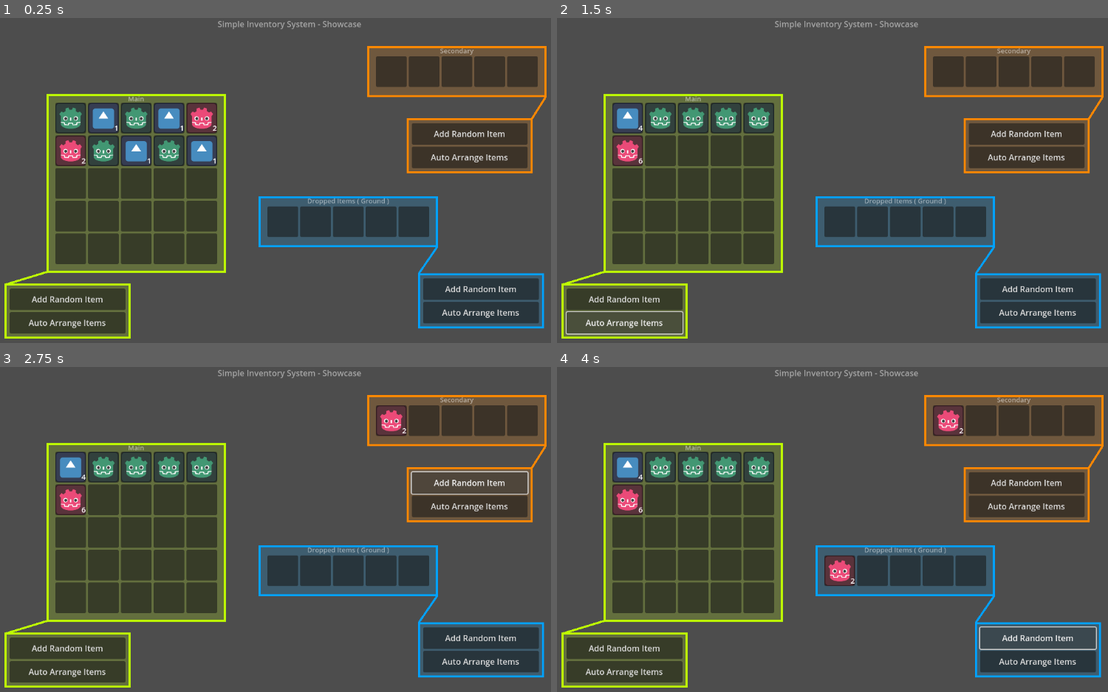
Above: before the commit, frames 1-4 (two rows, left to right).
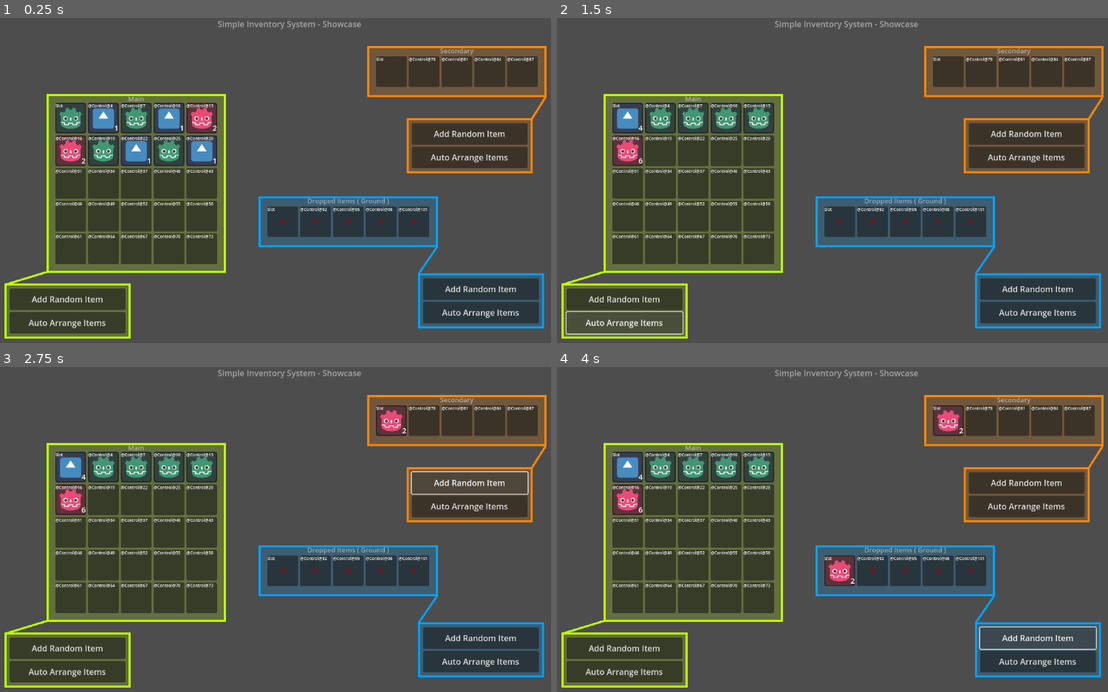
Above: after the commit, the same moments.

Repository: MarageDev/Godot-Inventory
Game: Godot game, scene res://Showcase.tscn
Two runs of this game, one before a commit and one after it. Both use one fixed random seed, a clock stepped at 60 frames per second and the inputs below. The engine's default icon, where the game draws it, is replaced by a stand-in: a white triangle on a blue panel in a dark square.
Inputs:
- Up to frame 1 (0.25 s): no input
- Up to frame 2 (1.5 s): click "Add Random Item" at 0.5 s; click "Auto Arrange Items" at 1.25 s
- Up to frame 3 (2.75 s): click "Add Random Item" at 2 s
- Up to frame 4 (4 s): click "Auto Arrange Items" at 2.75 s; click "Add Random Item" at 3.5 s

The runs differ from the first frame. In frame 1, 1.3% of the frame differs, in the area x 10-97%, y 12-69%; in frame 2, 1.3%; in frame 3, 1.3%; in frame 4, 1.3%.

Commit message:
Fixed all the issues + split cancel, need to clean the code now

Diff:
--- a/inventory/Inventory/Slots/slot.gd
+++ b/inventory/Inventory/Slots/slot.gd
@@ -62,6 +62,11 @@
 	tooltip_timer.connect("timeout", Callable(self, "_on_tooltip_timer_timeout"))
 	add_child(tooltip_timer)
 
+	var l:Label = Label.new()
+	l.add_theme_font_size_override("font_size",8)
+	l.text = str(self.name)
+	add_child(l)
+
 func _process(_delta):
 	if split_preview:
 		split_preview.global_position = get_viewport().get_mouse_position() - split_preview.size / 2
@@ -81,9 +86,13 @@
 	if split_mode and event is InputEventMouseButton:
 		if event.button_index == MOUSE_BUTTON_LEFT and not event.pressed:
 			if not _check_if_above_slot():
-				split_source.amount -= split_amount
-				emit_signal("item_dropped", self, null, split_item, split_amount)
+				emit_signal("item_dropped", split_source, null, split_item, split_amount)
 				_clear_split()
+	# Cancel the split no right mouse click
+	if split_mode and event is InputEventMouseButton:
+		if event.button_index == MOUSE_BUTTON_RIGHT and not event.pressed:
+				_clear_split()
+
 
 
 func _gui_input(e):
@@ -94,6 +103,8 @@
 			emit_signal("item_dropped", self, null, split_item, split_amount)
 			_clear_split()
 			return
+
+
 
 	# Handle split logic
 	if e is InputEventMouseButton and _try_split_global(e):
@@ -149,8 +160,7 @@
 			amount = split_amount
 		else :  # Don't do anything
 			return false
-
-		self.emit_signal("item_dropped", self, self, split_item, split_amount)
+		emit_signal("item_dropped", split_source, self, split_item, split_amount)
 		split_source.amount -= split_amount
 		_clear_split()
 		return true
@@ -196,14 +206,14 @@
 			break
 	return found_slot != null
 
-func _drop_item(src: SlotNode, it: ItemResource, amt: int):
-	if item and it and item.title == it.title and item.is_stackable and it.is_stackable:
+func _drop_item(src: SlotNode, item: ItemResource, amt: int):
+	if item and item and item.title == item.title and item.is_stackable and item.is_stackable:
 		var max_stack = item.max_stack_amount
 		var combined = amount + amt
 		if combined > max_stack:
 			var excess = combined - max_stack
 			amount = max_stack
-			src.item = it
+			src.item = item
 			src.amount = excess
 		else:
 			amount = combined
@@ -212,15 +222,15 @@
 	else:
 		var t = item
 		var n = amount
-		item = it
+		item = item
 		amount = amt
 		src.item = t
 		src.amount = n
 
-func _show_preview(it: ItemResource, amt: int, is_split: bool):
+func _show_preview(item: ItemResource, amt: int, is_split: bool):
 	_clear_preview()
 	var p = preload("res://Inventory/Preview/preview.tscn").instantiate()
-	p.item = it
+	p.item = item
 	p.amount = amt
 	p.mouse_filter = Control.MOUSE_FILTER_IGNORE
 	p.modulate = Color(1, 1, 1, 0.7)
@@ -285,7 +295,7 @@
 	_hide_tooltip()
 	tooltip_instance = TOOLTIP.instantiate()
 	tooltip_instance._update_tooltip(item.title, item.description, item.stats)
-	# Add to root so it overlays everything
+	# Add to root so item overlays everything
 	get_tree().root.add_child(tooltip_instance)
 	var mouse_pos = get_viewport().get_mouse_position()
 	tooltip_instance.global_position = mouse_pos + tooltip_offset
--- a/inventory/Inventory/Slots/slot.tscn
+++ b/inventory/Inventory/Slots/slot.tscn
@@ -13,6 +13,7 @@
 anchors_preset = 0
 offset_right = 40.0
 offset_bottom = 40.0
+mouse_filter = 1
 script = ExtResource("1_rlca5")
 
 [node name="Panel" type="Panel" parent="."]
--- a/inventory/Inventory/inventory.gd
+++ b/inventory/Inventory/inventory.gd
@@ -12,11 +12,6 @@
 
 func _ready() -> void:
 	_set_up_inventory()
-	for slot in slots_nodes:
-		slot.connect("item_dropped",_on_item_dropped)
-
-func _on_item_dropped(source_slot, slot, dragged_item:ItemResource, dragged_amount):
-	pass #print("Item : ",dragged_item.title if dragged_item else "ERROR", " dragged on : ",slot," with amount of :", dragged_amount)
 
 func _set_up_inventory():
 	grid_container.columns = col_number
--- a/inventory/showcase.gd
+++ b/inventory/showcase.gd
@@ -11,17 +11,33 @@
 		for slot in inv.get_slots():
 			slot.connect("item_dropped", _on_any_item_dropped)
 			slot.connect("item_clicked_on",_on_item_clicked_on)
+func _process(delta: float) -> void:
+	queue_redraw()
+
+func _draw() -> void:
+	for inv in [inventory_main, inventory_secondary, inventory_dropped]:
+		for slot:SlotNode in inv.get_slots():
+			if slot in inventory_dropped.get_slots() :
+				draw_circle(slot.global_position + slot.size/2.,5.,Color.RED,true)
 
 func _on_any_item_dropped(source_slot: SlotNode, target_slot: SlotNode, item: ItemResource, amount: int):
-	if target_slot == null and not is_slot_in_inventory(source_slot, inventory_dropped) :
-		var dropped_item = item.duplicate()
-		dropped_item.amount = amount
-		var added = inventory_dropped.add_item(dropped_item, true) # now returns actual amount added
-		if added > 0:
-			source_slot.amount -= added
-			# If source is empty, clear item
+	if target_slot == null and not is_slot_in_inventory(source_slot, inventory_dropped):
+
+		var drop_amount = min(amount, item.max_stack_amount)
+		var item_copy = item.duplicate()
+		item_copy.amount = drop_amount
+
+		var added_count = inventory_dropped.add_item(item_copy, true)
+		source_slot.amount -= added_count
+
+		var remaining = amount - added_count
+		if remaining > 0:
+			pass
+		else:
 			if source_slot.amount <= 0:
 				source_slot.item = null
+				source_slot.amount = 0
+
 
 
 
@@ -57,6 +73,7 @@
 
 
 var is_quick_inventory_switch:bool = false
+
 func _unhandled_key_input(event: InputEvent) -> void:
 	# Handle quick switch bool on SHIFT input
 	if event is InputEventKey and event.keycode == KEY_SHIFT and event.is_pressed():
@@ -65,4 +82,4 @@
 		is_quick_inventory_switch = false
 
 func is_slot_in_inventory(slot: SlotNode, inventory: InventoryClass) -> bool:
-	return slot.get_parent().get_parent() == inventory
+	return slot in inventory.get_slots()
